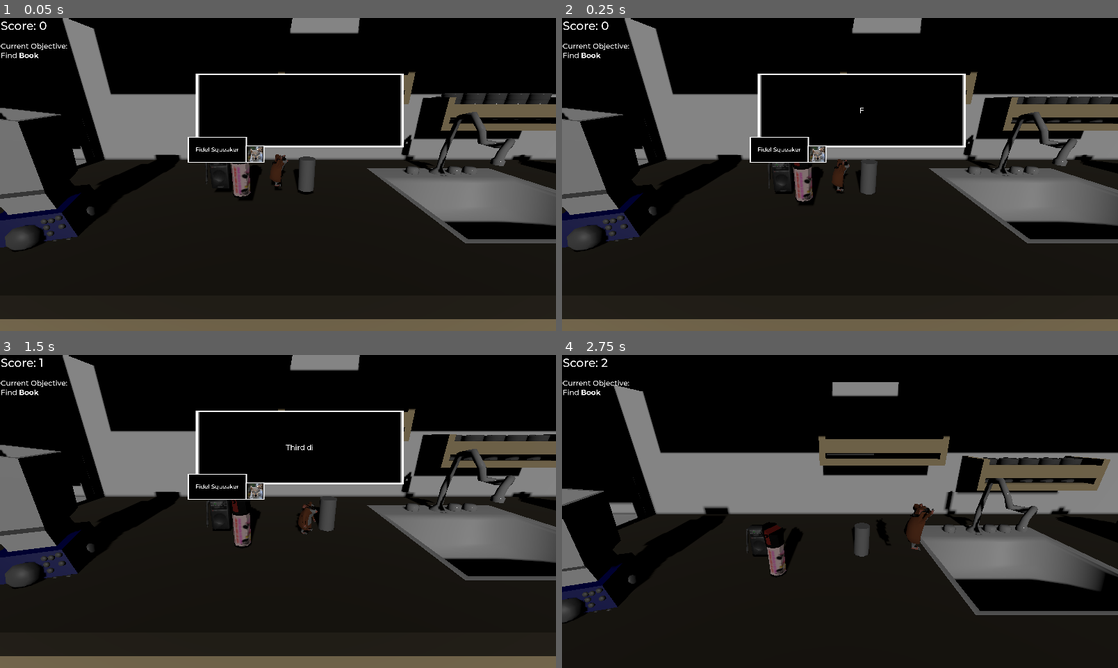
Above: before the commit, frames 1-4 (two rows, left to right).
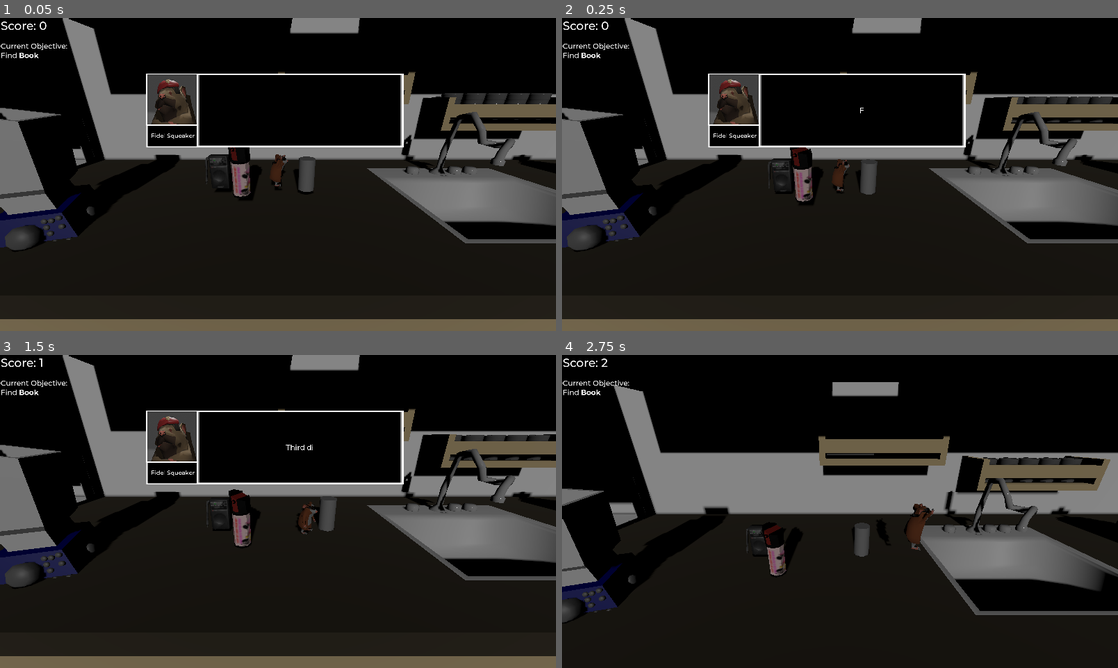
Above: after the commit, the same moments.

Repository: Trikzon/squirreling-away
Game: Godot game, scene res://main.tscn
Same seed, same stepped clock (60 frames per second), same inputs: the game is played once before the commit and once after it.
Inputs:
- Up to frame 1 (0.05 s): no input
- Up to frame 2 (0.25 s): no input
- Up to frame 3 (1.5 s): tap Enter (dialog_forward) at 0.5 s; hold D (player_right) 0.53-1.28 s; tap E (push) at 0.6, 1.35 s; tap Space (jump) at 0.77 s; hold S (player_backward) from 1.28 s (still down)
- Up to frame 4 (2.75 s): tap Space (jump) at 1.52 s; release S (player_backward) at 2.03 s; hold D (player_right) from 2.03 s (still down); tap E (push) at 2.1 s

The runs differ from the first frame. In frame 1, 2.7% of the frame differs, in the area x 26-48%, y 17-47%; in frame 2, 2.7%; in frame 3, 2.8%; in frame 4, nothing differs.

Commit message:
Changed Squirrel Image

Diff:
--- a/Entities/Player/player.tscn
+++ b/Entities/Player/player.tscn
@@ -28,6 +28,26 @@
 [node name="hamster_walk_2" parent="." instance=ExtResource("2_gpqi1")]
 transform = Transform3D(-1.35942e-08, 0, 0.311, 0, 0.311, 0, -0.311, 0, -1.35942e-08, 0, -0.972, 0)
 
+[node name="Skeleton3D" parent="hamster_walk_2/Armature" index="0"]
+bones/1/rotation = Quaternion(0.0670222, 0.536411, 0.114108, 0.833517)
+bones/1/scale = Vector3(1, 1, 1)
+bones/2/rotation = Quaternion(-0.00239378, 0.0660255, 0.162785, 0.984447)
+bones/2/scale = Vector3(1, 1, 1)
+bones/5/rotation = Quaternion(0.732947, 0.0431837, 0.0858947, 0.673459)
+bones/6/rotation = Quaternion(-0.308684, -0.477363, 0.145031, 0.809818)
+bones/7/rotation = Quaternion(0.0583143, 0.164156, 0.258384, 0.950205)
+bones/8/rotation = Quaternion(0.202257, 0.0373902, 0.0573629, 0.976936)
+bones/9/rotation = Quaternion(-0.599134, 0.43021, -0.435081, 0.516393)
+bones/9/scale = Vector3(1, 1, 1)
+bones/10/rotation = Quaternion(-0.0182949, 0.331325, 0.590298, 0.735824)
+bones/11/rotation = Quaternion(-0.0135159, 0.0651251, -0.0858244, 0.994088)
+bones/13/rotation = Quaternion(0.379298, -0.0124702, 0.921156, -0.086306)
+bones/13/scale = Vector3(1, 1, 1)
+bones/14/scale = Vector3(1, 1, 1)
+bones/15/rotation = Quaternion(-0.411877, -0.0707257, 0.908208, 0.0226441)
+bones/15/scale = Vector3(1, 1, 0.999997)
+bones/16/rotation = Quaternion(0.678195, -0.120342, 0.424293, 0.58783)
+
 [node name="AnimationTree" parent="hamster_walk_2" index="2"]
 parameters/playback = SubResource("AnimationNodeStateMachinePlayback_yxgu3")
 parameters/walk/TimeScale/scale = 1.0
--- a/Levels/Lighting/lighting.tscn
+++ b/Levels/Lighting/lighting.tscn
@@ -3,7 +3,7 @@
 [ext_resource type="Script" path="res://Levels/Lighting/lighting.gd" id="1_ikudq"]
 [ext_resource type="Texture2D" uid="uid://bh4iyx36onawj" path="res://UI/Assets/DialougBox.png" id="2_fem2n"]
 [ext_resource type="FontFile" uid="uid://b3u35yfgodov6" path="res://Fonts/Montserrat-Medium.ttf" id="3_p72l0"]
-[ext_resource type="Texture2D" uid="uid://tb65svyj6j6c" path="res://UI/Assets/Squirrel.png" id="4_an0wa"]
+[ext_resource type="Texture2D" uid="uid://cyfw7737vpi3h" path="res://UI/Assets/leaderfacesmall.png" id="4_dlpfv"]
 
 [node name="Lighting" type="Node3D"]
 script = ExtResource("1_ikudq")
@@ -77,7 +77,7 @@
 offset_top = 4.0
 offset_right = 82.0
 offset_bottom = 85.0
-texture = ExtResource("4_an0wa")
+texture = ExtResource("4_dlpfv")
 
 [connection signal="timeout" from="RandomTimer" to="." method="_on_timer_timeout"]
 [connection signal="timeout" from="InbetweenTimer" to="." method="_on_inbetween_timer_timeout"]
--- a/UI/dialog.tscn
+++ b/UI/dialog.tscn
@@ -3,7 +3,7 @@
 [ext_resource type="Script" path="res://UI/dialog.gd" id="1_hw6gy"]
 [ext_resource type="FontFile" uid="uid://b3u35yfgodov6" path="res://Fonts/Montserrat-Medium.ttf" id="2_r71fp"]
 [ext_resource type="Texture2D" uid="uid://bh4iyx36onawj" path="res://UI/Assets/DialougBox.png" id="2_xudd0"]
-[ext_resource type="Texture2D" uid="uid://tb65svyj6j6c" path="res://UI/Assets/Squirrel.png" id="4_2f4t0"]
+[ext_resource type="Texture2D" uid="uid://dwk6xer3nbedb" path="res://UI/Assets/leaderface.png" id="4_2hxml"]
 
 [sub_resource type="Animation" id="Animation_m0cty"]
 length = 0.001
@@ -157,10 +157,10 @@
 anchor_top = 0.5
 anchor_right = 0.5
 anchor_bottom = 0.5
-offset_left = -388.0
-offset_top = 91.0
-offset_right = -182.0
-offset_bottom = 182.0
+offset_left = -531.0
+offset_top = 49.0
+offset_right = -352.0
+offset_bottom = 128.0
 grow_horizontal = 2
 grow_vertical = 2
 texture = ExtResource("2_xudd0")
@@ -174,8 +174,10 @@
 anchors_preset = 15
 anchor_right = 1.0
 anchor_bottom = 1.0
-offset_left = 16.0
-offset_right = -16.0
+offset_left = 19.0
+offset_top = 5.0
+offset_right = -13.0
+offset_bottom = -6.0
 grow_horizontal = 2
 grow_vertical = 2
 theme_override_fonts/font = ExtResource("2_r71fp")
@@ -191,10 +193,10 @@
 anchor_top = 0.5
 anchor_right = 0.5
 anchor_bottom = 0.5
-offset_left = -187.0
-offset_top = 121.0
-offset_right = -122.0
-offset_bottom = 182.0
+offset_left = -532.0
+offset_top = -128.0
+offset_right = -352.0
+offset_bottom = 53.0
 grow_horizontal = 2
 grow_vertical = 2
 texture = ExtResource("2_xudd0")
@@ -205,11 +207,11 @@
 
 [node name="SquirrelBox" type="TextureRect" parent="NinePatchRect3"]
 layout_mode = 0
-offset_left = 7.0
+offset_left = 5.0
 offset_top = 4.0
-offset_right = 60.0
-offset_bottom = 57.0
-texture = ExtResource("4_2f4t0")
+offset_right = 175.0
+offset_bottom = 176.0
+texture = ExtResource("4_2hxml")
 
 [node name="NinePatchRect4" type="NinePatchRect" parent="."]
 texture_filter = 1
Binary file added: UI/Assets/leader.png
Not shown, added: UI/Assets/leader.png.import
Binary file added: UI/Assets/leaderface.png
Not shown, added: UI/Assets/leaderface.png.import
Binary file added: UI/Assets/leaderfacesmall.png
Not shown, added: UI/Assets/leaderfacesmall.png.import
